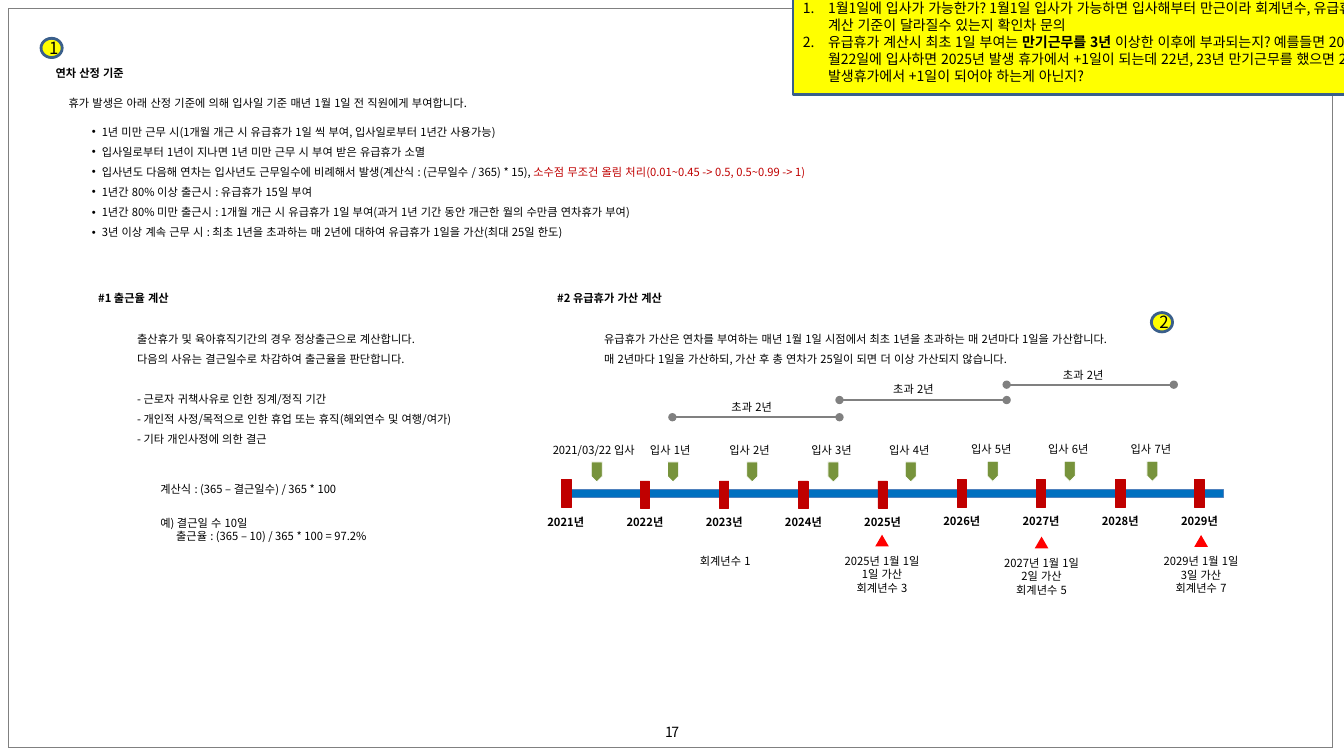
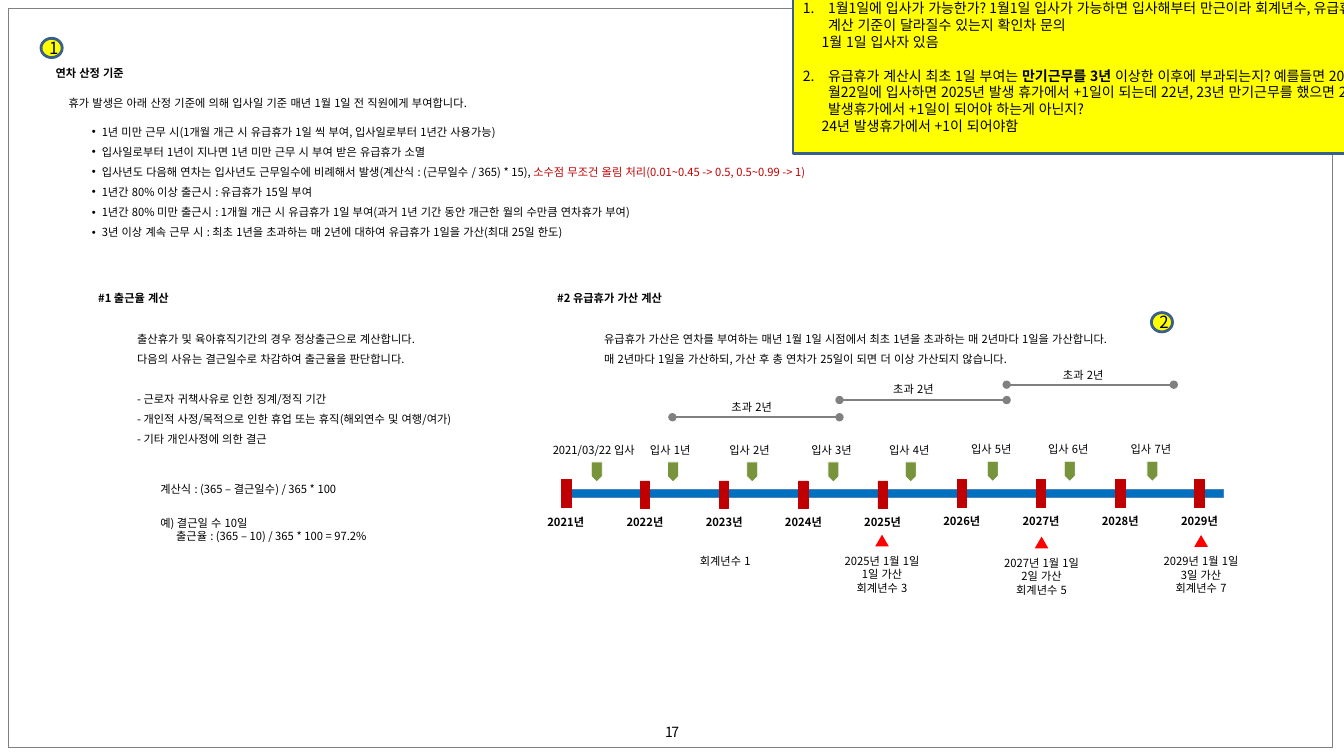
Before and after one commit to yamdeng/coms_groupware, a slide deck: slide 17 of docs/컴즈_인트라넷 시스템_화면 설계서_V0.80_안용성질의사항_1004.pptx. Drawn at 1344x756 pixels with LibreOffice and Linux fonts; fonts in the diff are those of the drawing. Boxes give left, top, right and bottom in pixels: in the first picture for what was removed or moved away, otherwise in the second. Text is boxed around its words. In the diff, an @@ line names an element or a change of style, - is before the commit and + after.

```diff
--- a/docs/컴즈_인트라넷 시스템_화면 설계서_V0.80_안용성질의사항_1004.pptx
+++ b/docs/컴즈_인트라넷 시스템_화면 설계서_V0.80_안용성질의사항_1004.pptx
@@ rectangle "1월1일에 입사가 가능한가? 1월1일 입사가 ...": place and size @@
-rectangle "1월1일에 입사가 가능한가? 1월1일 입사가 ..." at (793,0,1344,95)
+rectangle "1월1일에 입사가 가능한가? 1월1일 입사가 ..." at (793,0,1344,154)
@@ text in rectangle at (822,35,939,48): paragraph added @@
+1월 1일 입사자 있음
@@ text in rectangle at (822,119,1018,132): paragraph added @@
+24년 발생휴가에서 +1이 되어야함
```
Also in this commit, not shown: 17 other slides changed, 20 other files.
